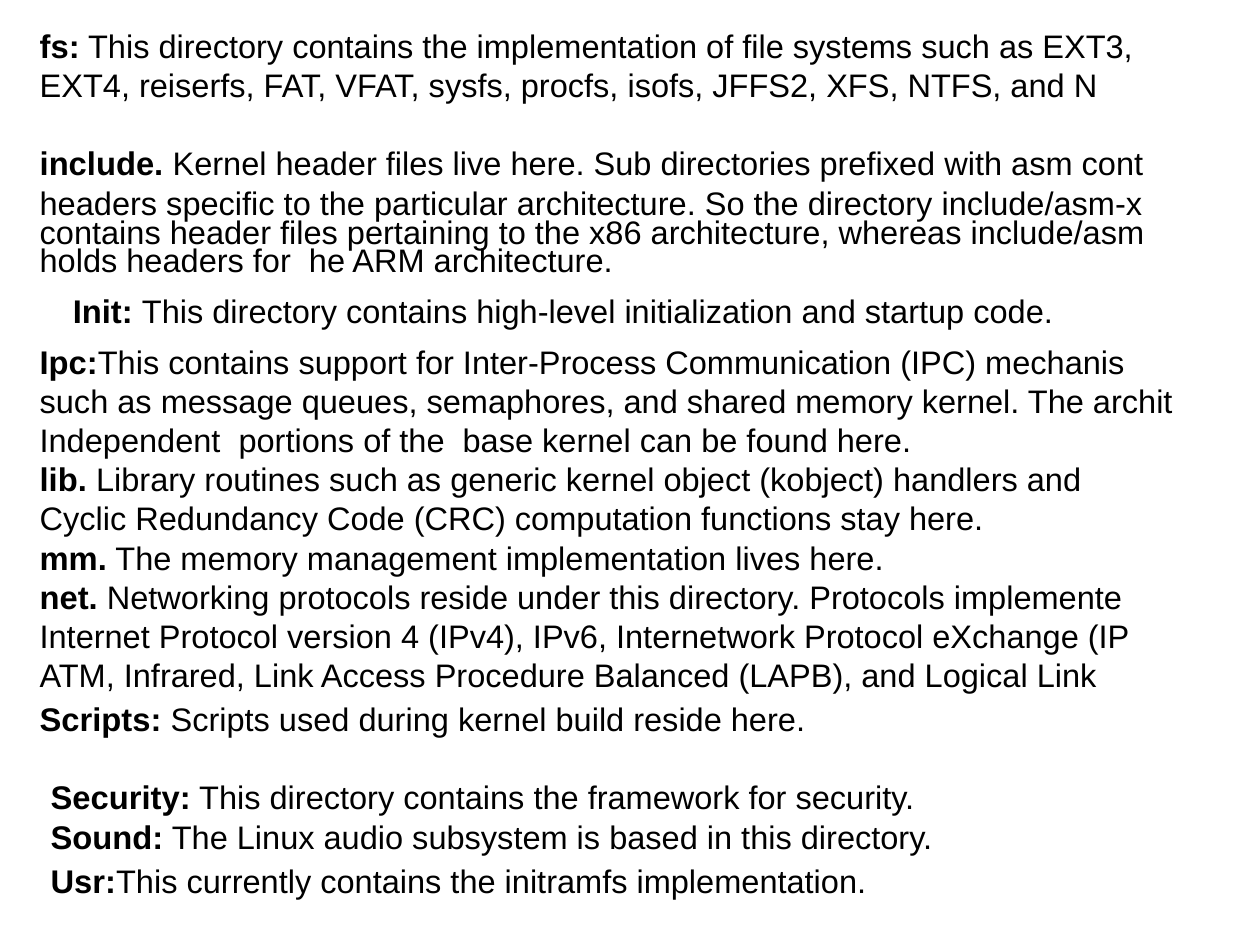
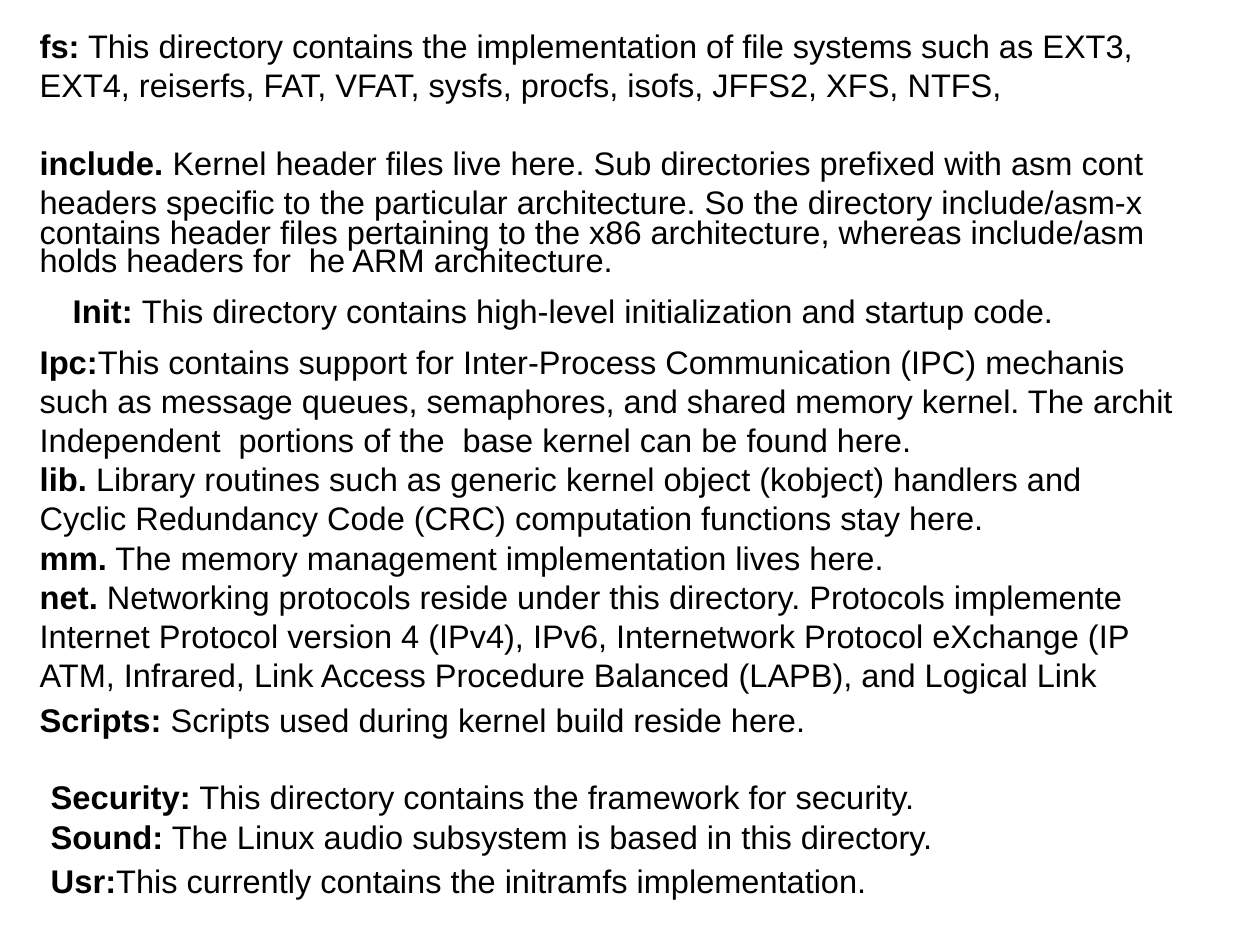
Before and after one commit to ramakatta/device_driver, a slide deck: slide 7 of 2_Linux_kernel_config.pptx. Drawn at 1260x945 pixels with LibreOffice and Linux fonts; fonts in the diff are those of the drawing. Boxes give left, top, right and bottom in pixels: in the first picture for what was removed or moved away, otherwise in the second. Text is boxed around its words. In the diff, an @@ line names an element or a change of style, - is before the commit and + after.

```diff
--- a/2_Linux_kernel_config.pptx
+++ b/2_Linux_kernel_config.pptx
@@ text at <box>40,73,1002,103</box>: text changed @@
-EXT4, reiserfs, FAT, VFAT, sysfs, procfs, isofs, JFFS2, XFS, NTFS, and N
+EXT4, reiserfs, FAT, VFAT, sysfs, procfs, isofs, JFFS2, XFS, NTFS,
```
Also in this commit, not shown: 1 other slide changed, 10 other files.
